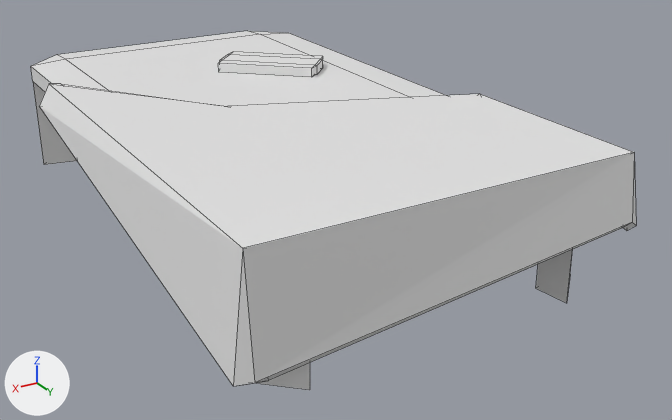
An edit to the Blender file Assets/Blender Files/bed_broken.blend, drawn before and after from the same camera.
One viewpoint serves both versions: a camera (50 mm lens) standing at (4.81, 9.58, 4.45) and looking at (-0.57, 0.62, -0.03). Arrows for +X, +Y and +Z are at lower left; the lights stay in place. Mesh edges are drawn as thin lines.
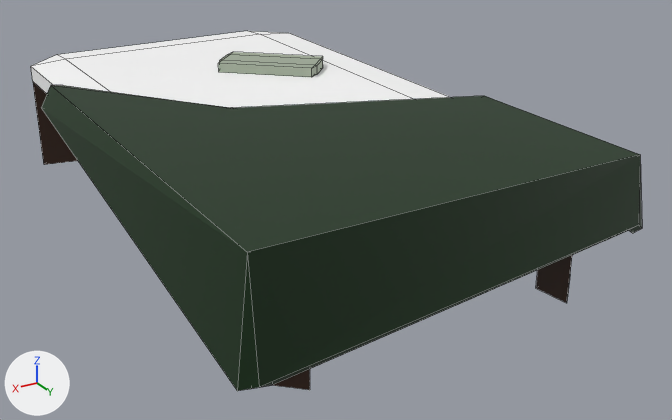
Diff of the bpy script that builds the scene:
```diff
--- a/Assets/Blender Files/bed_broken.blend.py
+++ b/Assets/Blender Files/bed_broken.blend.py
@@ mat_matress @@
+mat_matress = principled_material('Matress')
+mat_matress.base_color = (1.0, 1.0, 1.0)  # white #ffffff
@@ mat_wood @@
+mat_wood = principled_material('Wood')
+mat_wood.base_color = (0.0482, 0.0185, 0.00857)  # brown #3e2517
@@ mat_pillow @@
+mat_pillow = principled_material('Pillow')
+mat_pillow.base_color = (0.355, 0.415, 0.317)  # grey #a1ac99
@@ mat_blanket @@
+mat_blanket = principled_material('Blanket')
+mat_blanket.base_color = (0.00413, 0.0277, 0.00426)  # dark green #0d2e0e
@@ me_cube_001 @@
 # used by ob_cube; location = (0.0, 0.0, 1.16); scale = (1.98, 4.19, 0.139)
-me_cube_001.from_pydata(...)  # 114 vertices, 119 faces; spans x -1.38..1.13, y -0.86..0.9, z -9.83..1.85
+me_cube_001.from_pydata(...)  # 114 vertices, 119 faces; spans x -1.38..1.13, y -0.86..0.92, z -9.83..1.85
+# me_cube_001 part 1: the loose piece of 22 vertices spanning x -1.17..1.13, y -0.45..0.9, z -7.99..1.46 is moved by (0.0, 0.02, 0.0)
+# me_cube_001 part 2: 17 of the faces centred in x -1.0..1.0, y -0.86..0.86, z 0.0..1.0 switch from no material to mat_matress (white #ffffff)
+# me_cube_001 part 3: all 12 faces centred in x -0.88..0.88, y -0.81..0.81, z -5.26..-5.14 switch from no material to mat_wood (brown #3e2517)
+# me_cube_001 part 4: all 35 faces centred in x -1.06..-0.03, y -0.78..-0.15, z -1.66..1.85 switch from no material to mat_pillow (grey #a1ac99)
+me_cube_001.materials.append(mat_blanket)  # dark green #0d2e0e
```

Where the change shows, as pixel boxes (x1, y1, x2, y2) in the pictures (672 x 420 px; the box of a moved part takes in the faces that stretch with it):
'Cube', reshaped, recoloured: before (31, 31, 636, 390); after (31, 31, 642, 391)
part 1 of me_cube_001, moved or reshaped: before (40, 84, 636, 386); after (41, 85, 642, 391)
part 2 of me_cube_001, recoloured: (31, 31, 447, 106) in both
part 3 of me_cube_001, recoloured: (33, 82, 572, 390) in both
part 4 of me_cube_001, recoloured (white to grey): (218, 52, 323, 77) in both
